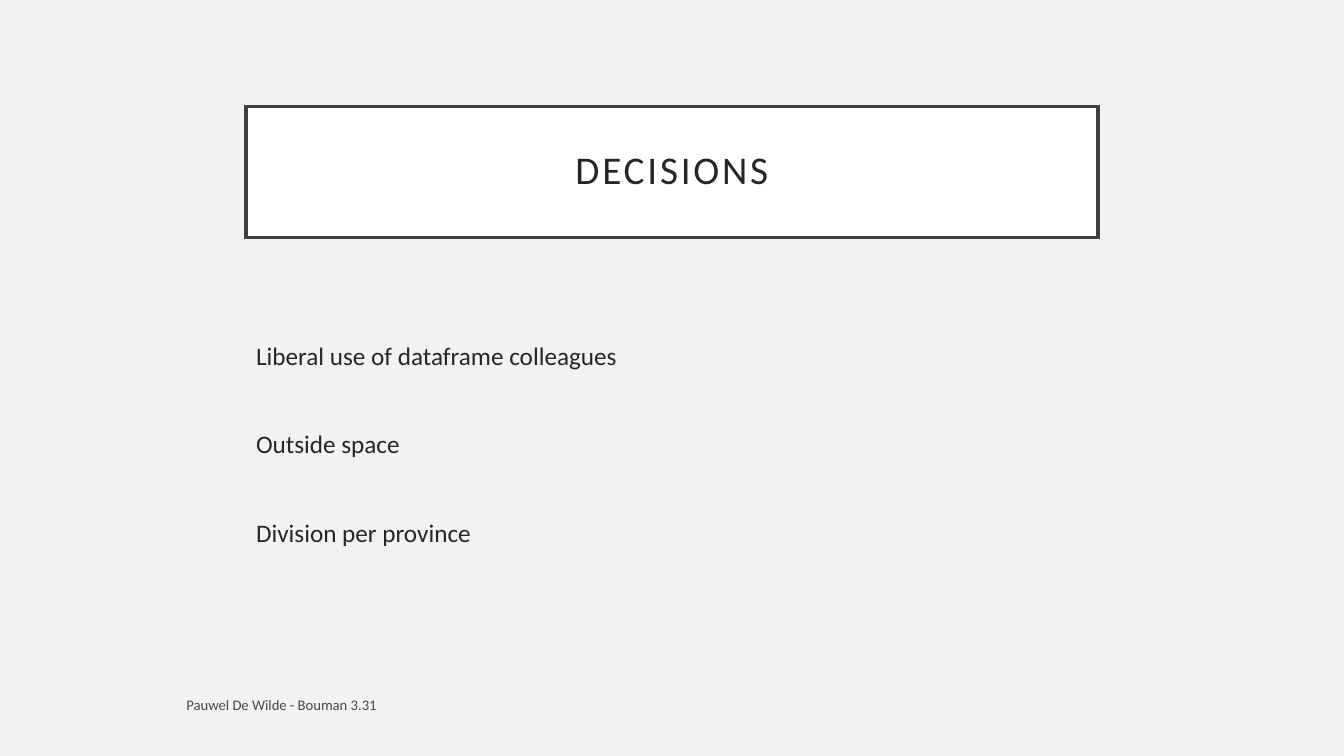
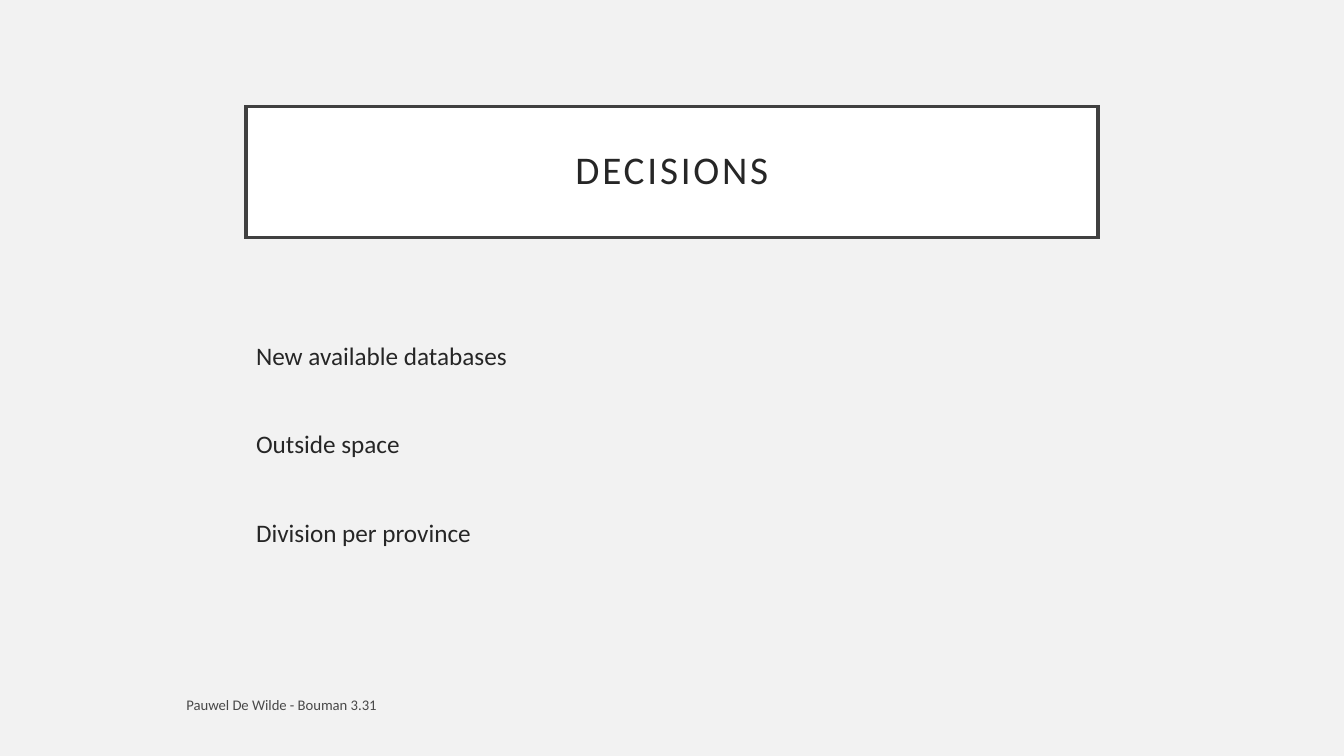
Before and after one commit to Pauwel1/Data-Analysis, a slide deck: slide 2 of Data_Analysis.pptx. Drawn at 1344x756 pixels with LibreOffice and Linux fonts; fonts in the diff are those of the drawing. Boxes give left, top, right and bottom in pixels: in the first picture for what was removed or moved away, otherwise in the second. Text is boxed around its words. In the diff, an @@ line names an element or a change of style, - is before the commit and + after.

```diff
--- a/Data_Analysis.pptx
+++ b/Data_Analysis.pptx
@@ text at (256, 347, 507, 365): text changed @@
-Liberal use of dataframe colleagues
+New available databases
```
Also in this commit, not shown: 2 other slides changed, 1 slide added, 8 other files.
